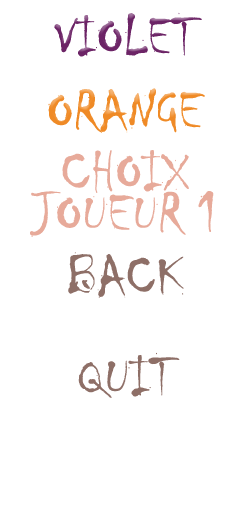
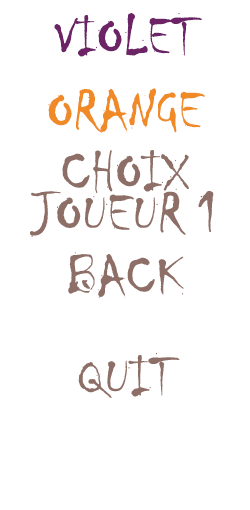
Layer changes from the first 250 x 510 image to the second:
painted on "CHOIX JOUEUR 1" over [30, 150, 214, 237]
